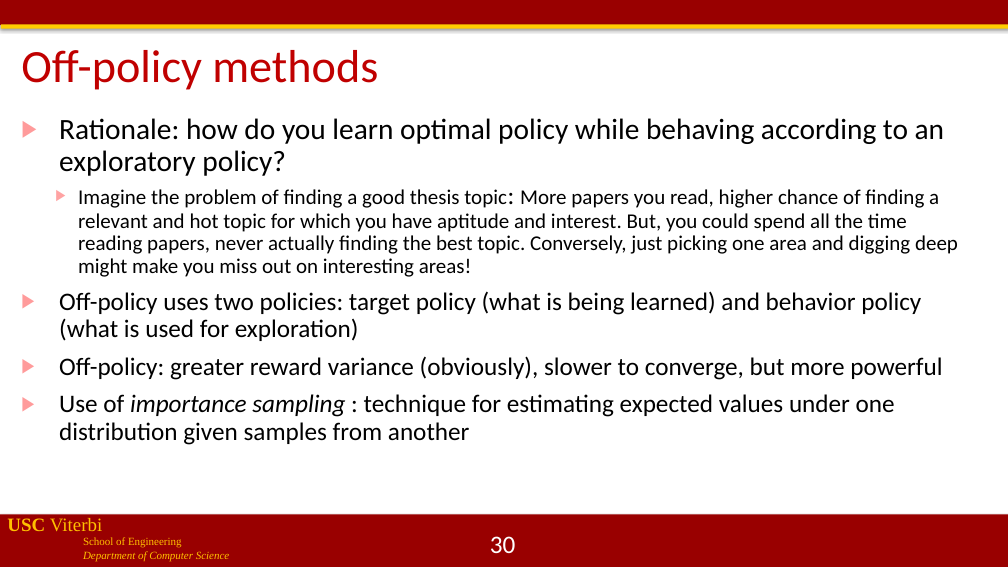
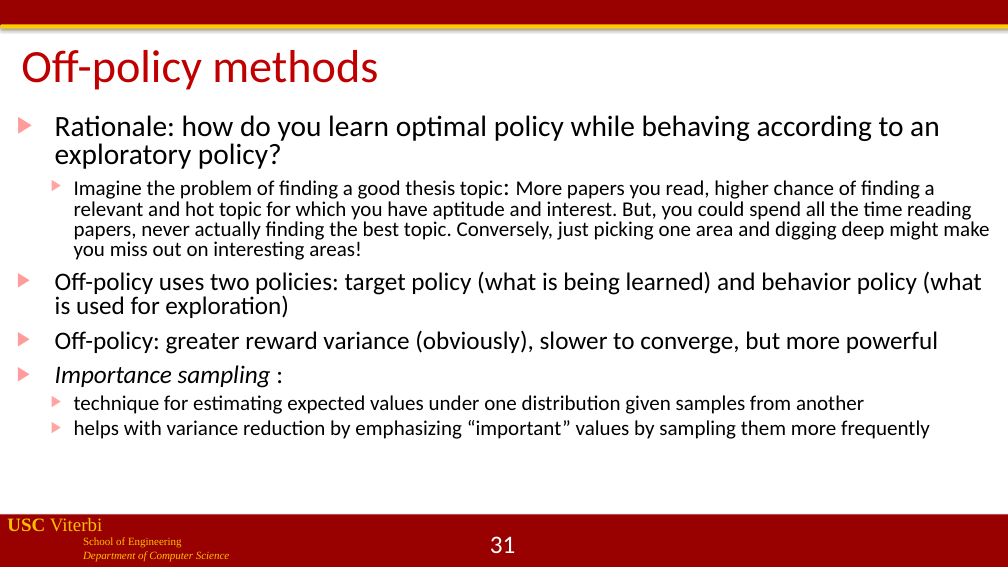
Before and after one commit to jdeshmukh/jdeshmukh.github.io, a slide deck: slide 31 of teaching/cs513slides/lecture12-RLDeepRL.pptx (slide 30 before the commit). Drawn at 1008x567 pixels with LibreOffice and Linux fonts; fonts in the diff are those of the drawing; background and template pictures are left out. Boxes give left, top, right and bottom in pixels: in the first picture for what was removed or moved away, otherwise in the second. Text is boxed around its words. In the diff, an @@ line names an element or a change of style, - is before the commit and + after.

```diff
--- a/teaching/cs513slides/lecture12-RLDeepRL.pptx
+++ b/teaching/cs513slides/lecture12-RLDeepRL.pptx
@@ text at box(55, 115, 989, 354): line spacing 0.9 to 0.8 @@
@@ text at box(55, 365, 930, 439): text changed; size 24 to 20 pt @@
-▶ Use of importance sampling : technique for estimating expected values under one distribution given samples from another
+▶ Importance sampling :
+  ▶ technique for estimating expected values under one distribution given samples from another
+  ▶ helps with variance reduction by emphasizing “important” values by sampling them more frequently
@@ page number at box(490, 536, 516, 553): text changed @@
-30
+31
```
Also in this commit, not shown: 11 other slides changed, 2 slides added, 1 other file.
